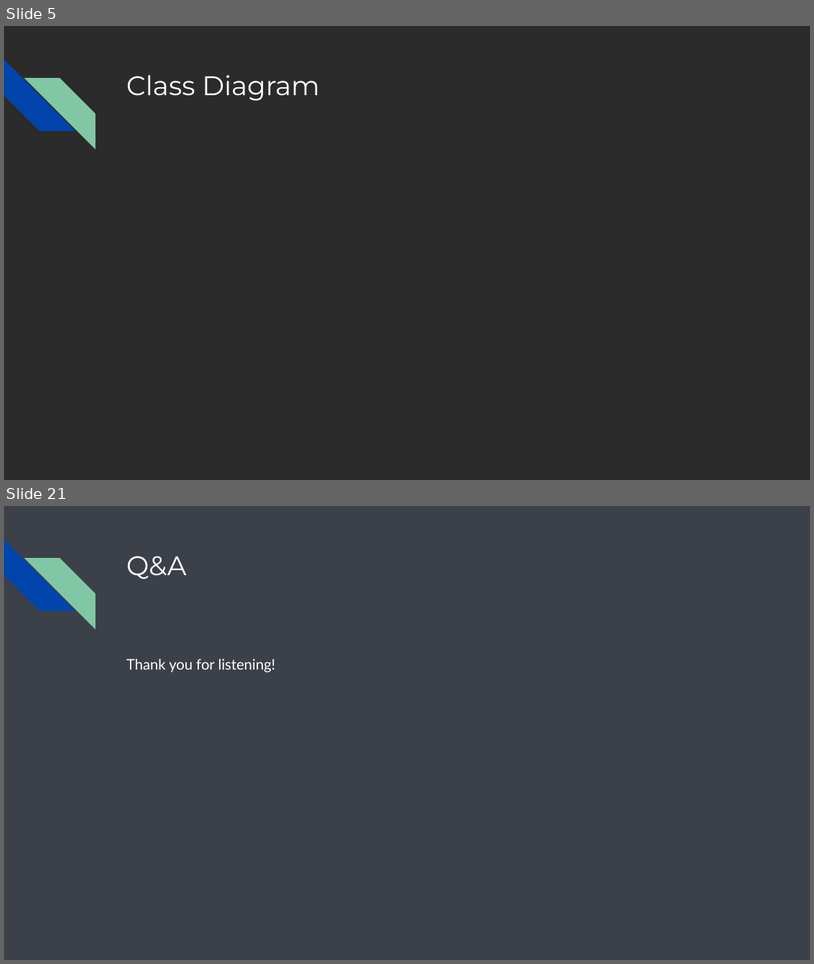
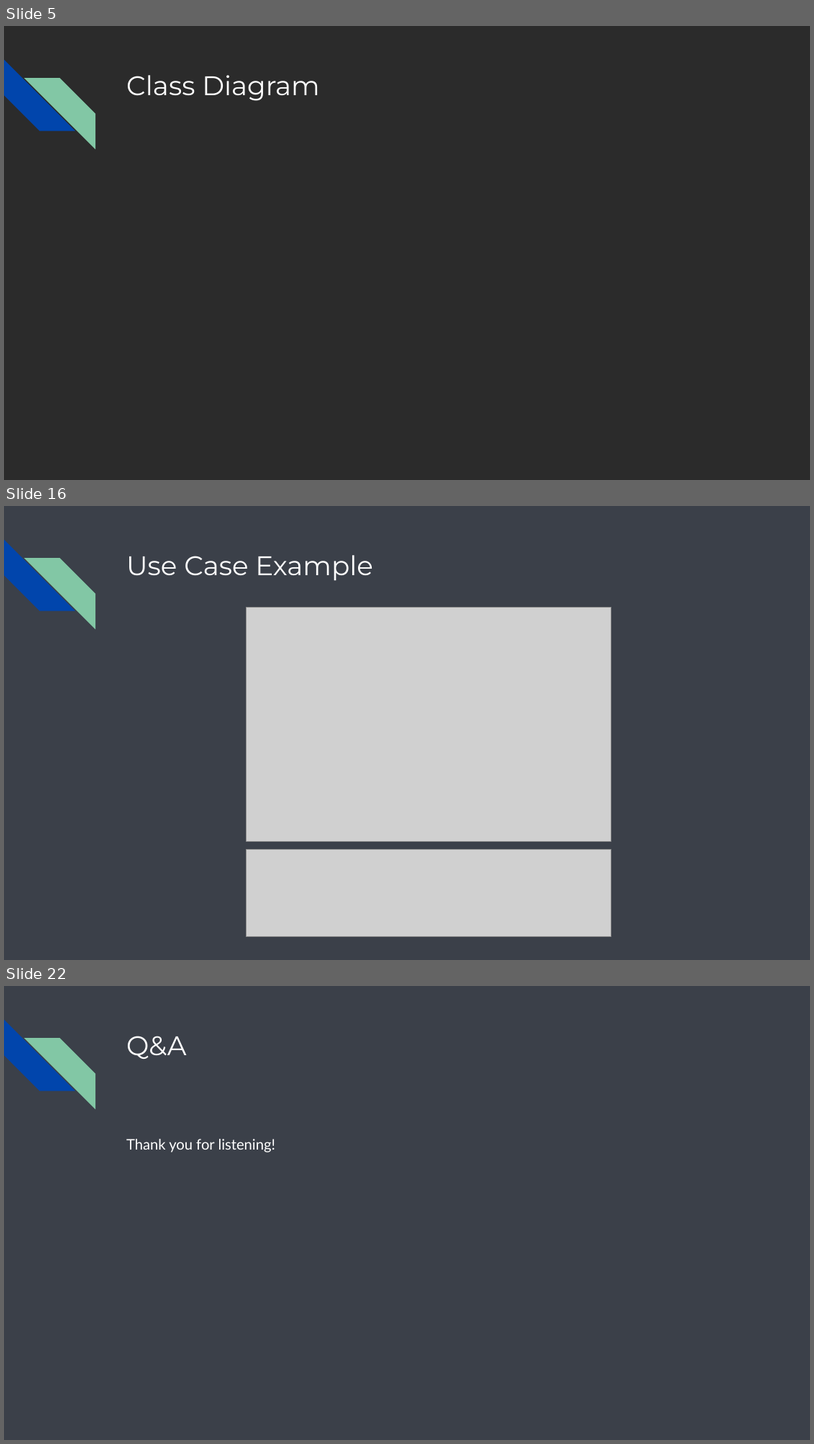
Before and after one commit to abitabir/BenefitsApplyTool, a slide deck: BenefitsApplyTool/src/main/java/com/ssp/benefitsapplytool/resources/Benefits Apply Tool.pptx. Shown one above the other, each under a label of ours: slides 5 and 21 before the commit, slides 5, 16 and 22 after it; the slides between them are not shown. The pictures are 814x964 and 814x1444 pixels, drawn with LibreOffice and Linux fonts; fonts in the diff are those of the drawing; grey boxes stand for pictures; background and template pictures are left out; a plain dark background stands for a picture behind light text. Boxes give left, top, right and bottom in pixels: in the first picture for what was removed or moved away, otherwise in the second. Text is boxed around its words. In the diff, an @@ line names an element or a change of style, - is before the commit and + after.

```diff
--- a/BenefitsApplyTool/src/main/java/com/ssp/benefitsapplytool/resources/Benefits Apply Tool.pptx
+++ b/BenefitsApplyTool/src/main/java/com/ssp/benefitsapplytool/resources/Benefits Apply Tool.pptx
@@ slide 16 added at (4, 506, 810, 960), background #1B212C at 86% opacity; not listed: 2 template elements that a slide beside it also shows @@
@@ title added at (126, 555, 373, 581), 24 pt, text #FFFFFF @@
+Use Case Example
@@ picture added at (247, 607, 611, 841) @@
@@ picture added at (247, 849, 611, 936) @@
@@ what was slide 21 is now slide 22 @@
```
Also in this commit, not shown: 9 slides changed, 9 other slides added, 9 slides removed, 25 other files.
